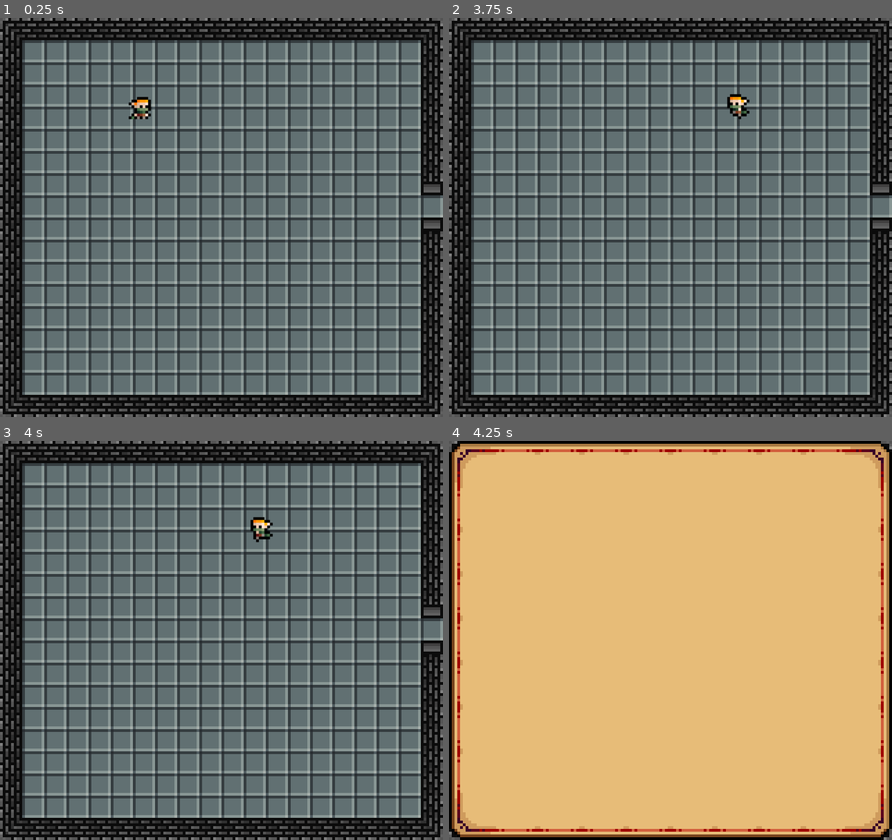
Above: before the commit, frames 1-4 (two rows, left to right).
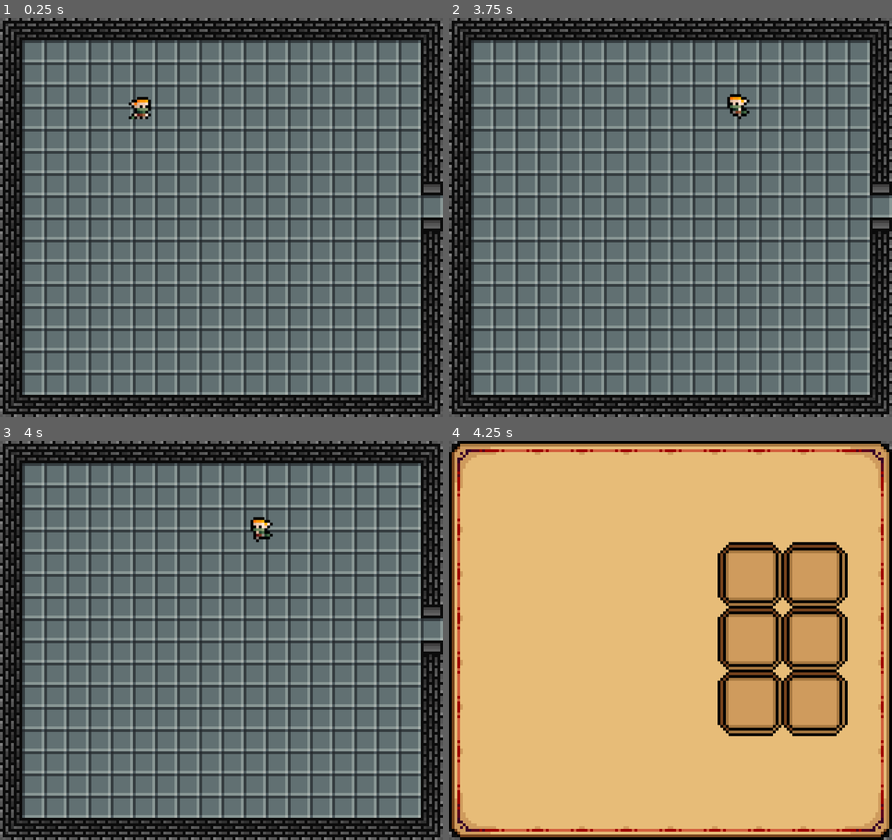
Above: after the commit, the same moments.

Repository: jcarvajal288/dungeon-looter
Game: Godot game, scene res://main.tscn
Same seed, same stepped clock (60 frames per second), same inputs: the game is played once before the commit and once after it.
Inputs:
- Up to frame 1 (0.25 s): no input
- Up to frame 2 (3.75 s): tap Enter at 0.5 s; hold Right (ui_right) 0.53-1.28 s; hold Down (ui_down) 1.28-2.03 s; hold Right (ui_right) 2.03-2.78 s; hold Up (ui_up) 2.78-3.53 s; hold Left (ui_left) from 3.53 s (still down)
- Up to frame 3 (4 s): keep holding Left (ui_left)
- Up to frame 4 (4.25 s): keep holding Left (ui_left); tap I (toggle_inventory) at 4.15 s

Frames 1-3 are identical in both runs. In frame 4, 14% of the frame differs, in the area x 60-90%, y 25-75%.

Commit message:
Show empty slots

Diff:
--- /dev/null
+++ b/UI/InventoryScreen/InventoryGrid.tscn
@@ -0,0 +1,29 @@
+[gd_scene format=3 uid="uid://clsiylnl7ar11"]
+
+[ext_resource type="Texture2D" uid="uid://usaaovfuuka5" path="res://UI/InventoryScreen/_art/slot.png" id="1_2b8xg"]
+
+[node name="InventoryGrid" type="Node2D" unique_id=903042863]
+
+[node name="Slot" type="Sprite2D" parent="." unique_id=720067069]
+position = Vector2(24, 24)
+texture = ExtResource("1_2b8xg")
+
+[node name="Slot2" type="Sprite2D" parent="." unique_id=320249361]
+position = Vector2(70, 24)
+texture = ExtResource("1_2b8xg")
+
+[node name="Slot3" type="Sprite2D" parent="." unique_id=1779121677]
+position = Vector2(24, 70)
+texture = ExtResource("1_2b8xg")
+
+[node name="Slot4" type="Sprite2D" parent="." unique_id=1764572594]
+position = Vector2(70, 70)
+texture = ExtResource("1_2b8xg")
+
+[node name="Slot5" type="Sprite2D" parent="." unique_id=1394229372]
+position = Vector2(24, 116)
+texture = ExtResource("1_2b8xg")
+
+[node name="Slot6" type="Sprite2D" parent="." unique_id=1622994381]
+position = Vector2(70, 116)
+texture = ExtResource("1_2b8xg")
--- a/UI/InventoryScreen/InventoryScreen.tscn
+++ b/UI/InventoryScreen/InventoryScreen.tscn
@@ -2,6 +2,7 @@
 
 [ext_resource type="Script" uid="uid://cxokht7ad874q" path="res://UI/InventoryScreen/inventory_screen.gd" id="1_0h4yy"]
 [ext_resource type="Texture2D" uid="uid://6suddyqwtq3b" path="res://UI/InventoryScreen/_art/base.png" id="1_v6q66"]
+[ext_resource type="PackedScene" uid="uid://clsiylnl7ar11" path="res://UI/InventoryScreen/InventoryGrid.tscn" id="3_0dd31"]
 
 [node name="InventoryScreen" type="CanvasLayer" unique_id=1798393088]
 script = ExtResource("1_0h4yy")
@@ -17,3 +18,6 @@
 offset_right = 40.0
 offset_bottom = 40.0
 texture = ExtResource("1_v6q66")
+
+[node name="InventoryGrid" parent="Control" unique_id=903042863 instance=ExtResource("3_0dd31")]
+position = Vector2(194, 73)
Binary file added: UI/InventoryScreen/_art/slot.png
Not shown, added: UI/InventoryScreen/_art/slot.png.import
Not shown, changed: tasks.txt
